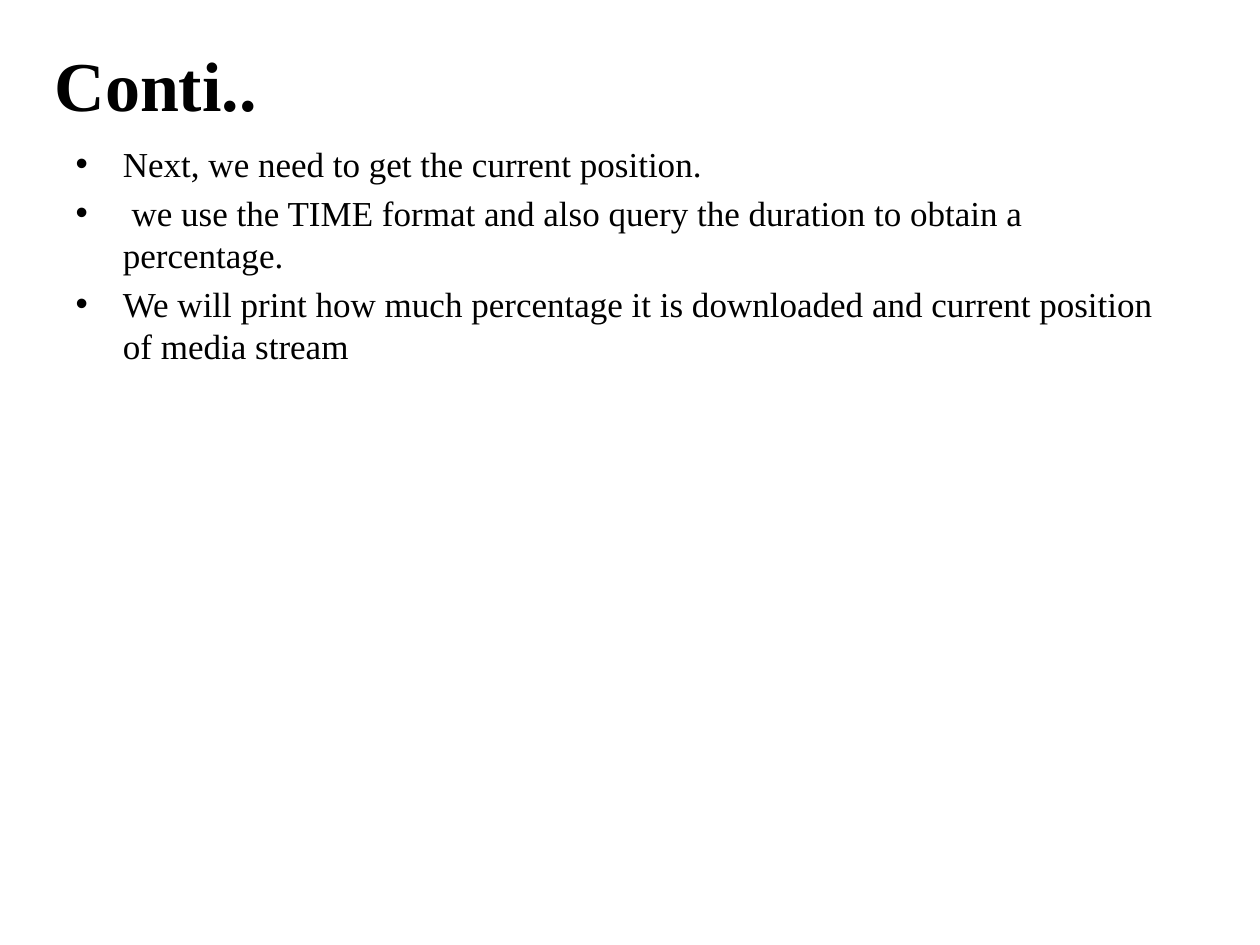
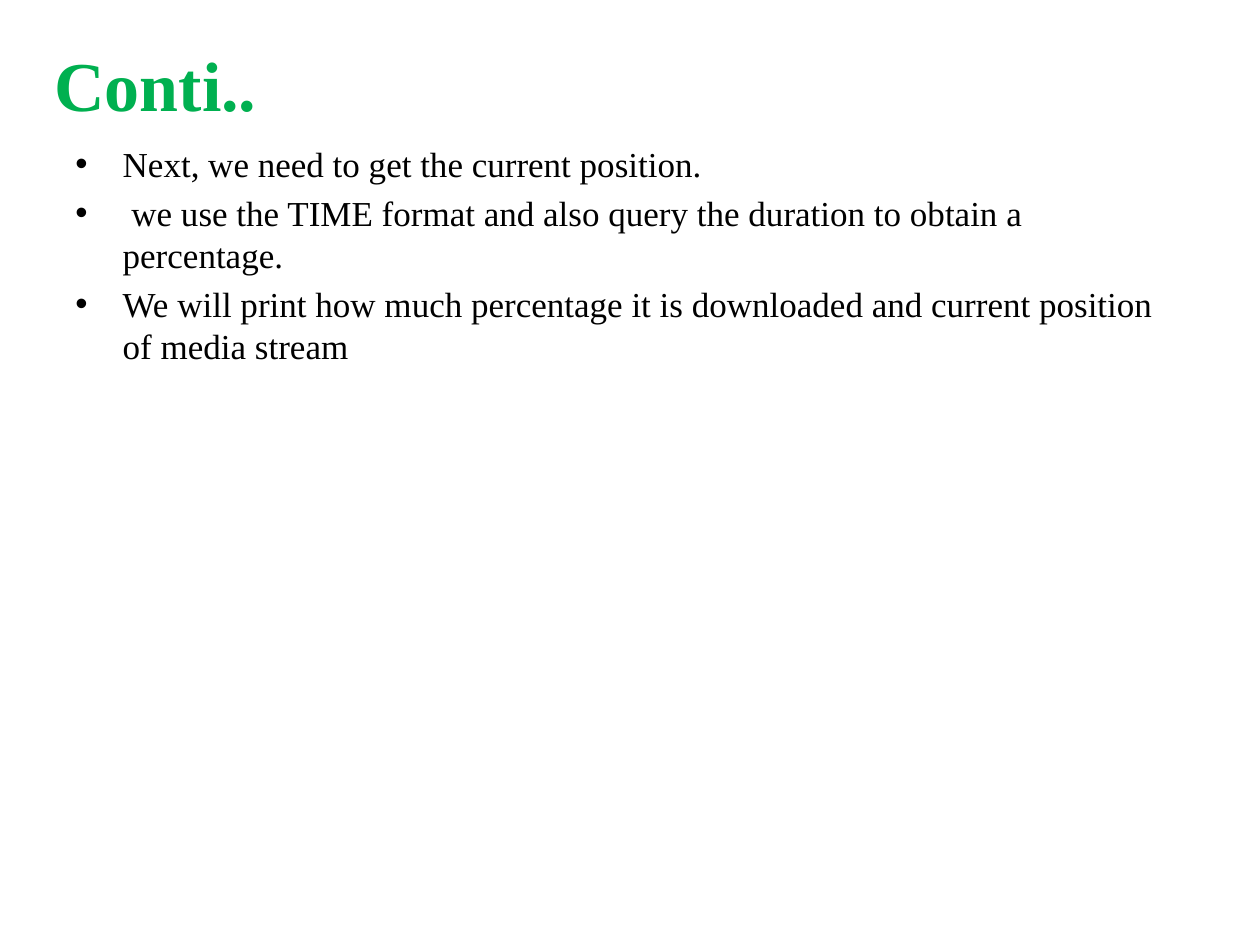
Before and after one commit to shashikala-katthi/TSHtraining, a slide deck: slide 25 of Video/Docs/Gstreamer.pptx (slide 18 before the commit). Drawn at 1260x945 pixels with LibreOffice and Linux fonts; fonts in the diff are those of the drawing. Boxes give left, top, right and bottom in pixels: in the first picture for what was removed or moved away, otherwise in the second. Text is boxed around its words. In the diff, an @@ line names an element or a change of style, - is before the commit and + after.

```diff
--- a/Video/Docs/Gstreamer.pptx
+++ b/Video/Docs/Gstreamer.pptx
@@ text "Conti.." at (54,62,256,112): text colour #000000 to #00B050 @@
@@ text "Next, we need to get ..." at (123,152,1152,360): indent changed @@
```
Also in this commit, not shown: 19 other slides changed, 7 slides added.
